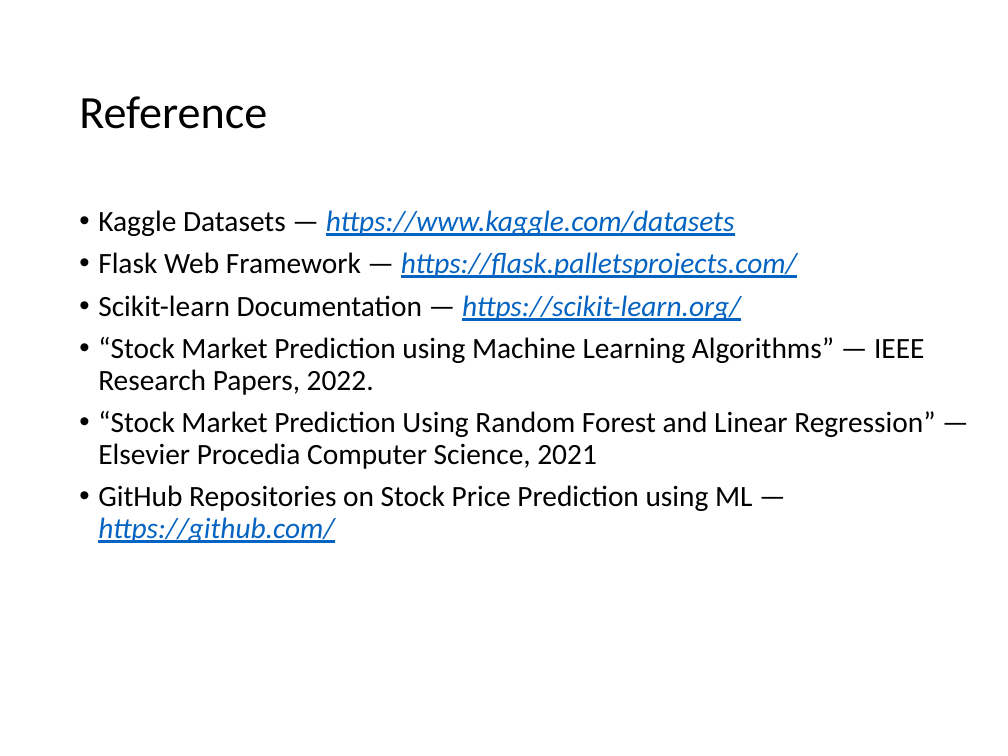
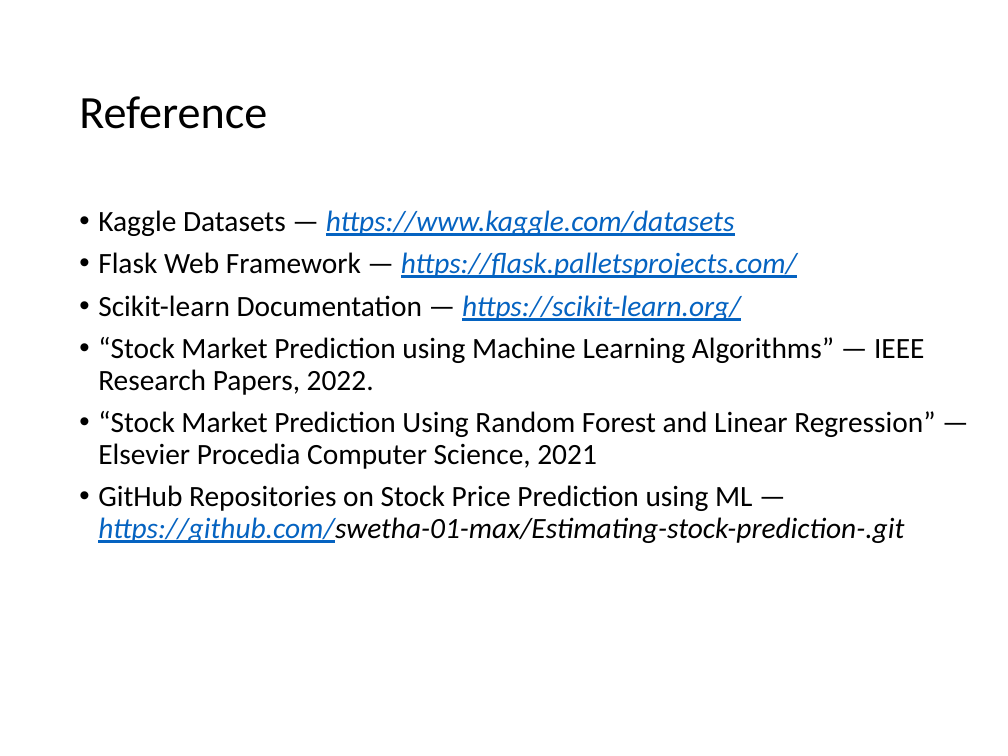
Before and after one commit to swetha-01-max/Estimating-stock-prediction-, a slide deck: slide 27 of Stock_Prediction_Flask_Project_Presentation1.pptx (slide 22 before the commit). Drawn at 1008x756 pixels with LibreOffice and Linux fonts; fonts in the diff are those of the drawing; background and template pictures are left out. Boxes give left, top, right and bottom in pixels: in the first picture for what was removed or moved away, otherwise in the second. Text is boxed around its words. In the diff, an @@ line names an element or a change of style, - is before the commit and + after.

```diff
--- a/Stock_Prediction_Flask_Project_Presentation1.pptx
+++ b/Stock_Prediction_Flask_Project_Presentation1.pptx
@@ text at bbox=[98, 485, 904, 543]: text changed; italic on @@
-• GitHub Repositories on Stock Price Prediction using ML — https://github.com/
+• GitHub Repositories on Stock Price Prediction using ML — https://github.com/swetha-01-max/Estimating-stock-prediction-.git
```
Also in this commit, not shown: 8 other slides changed, 6 slides added, 1 slide removed.
